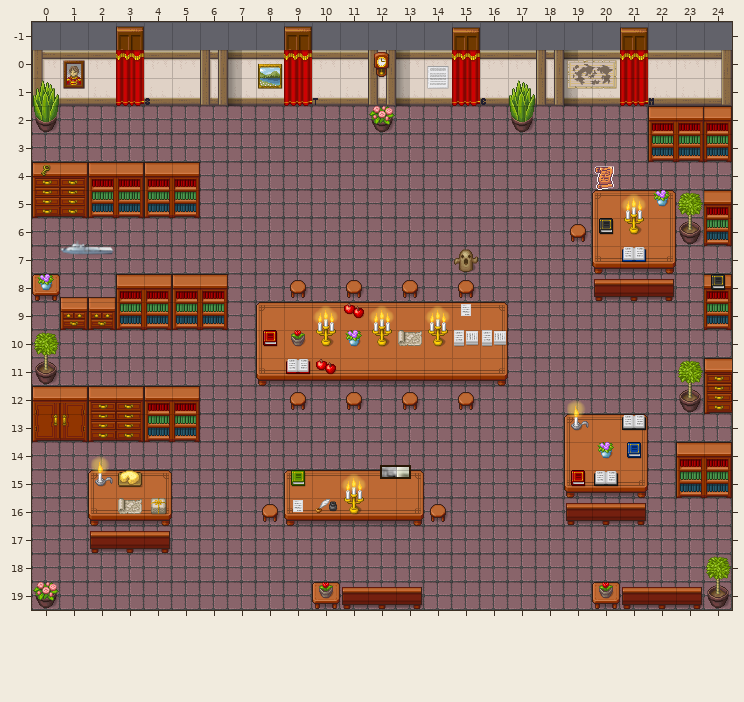
Tiled map -- public/assets/tilemaps/GHLobby.tmx. The picture above was drawn from the file before the commit.
Cells are 32x32 px. Shown: x 0..24, y -1..19.
Now the later version:
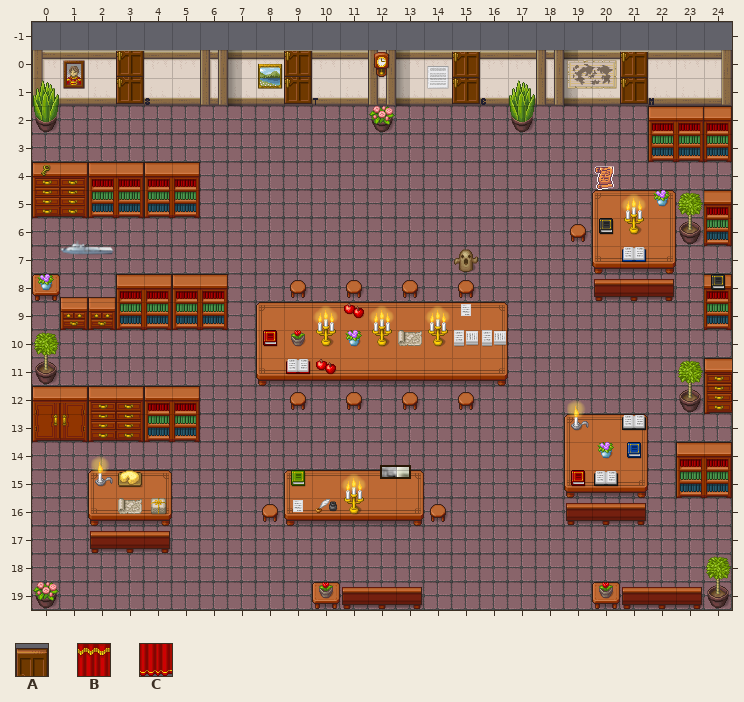
Key: from "Walls and Floor": A 535, B 696, C 704.
_ is an empty cell, . an unchanged one.
Objects are placed by their top-left corner, in cells (3,4 is the top-left corner of cell 3,4); size is 1x1 cell unless given.
Edits made:
--- layer "MDoor"
-A at 21,-0.9
--- layer "EDoor"
-A at 15,-0.9
--- layer "TDoor"
-A at 9,-1
--- layer "SDoor"
-A at 3,-1
--- layer "Curtains" (now hidden)
@@ x 3..21 @@
- 0 B.....B.....B.....B
- 1 C.....C.....C.....C
+ 0 _....._....._....._
+ 1 _....._....._....._
